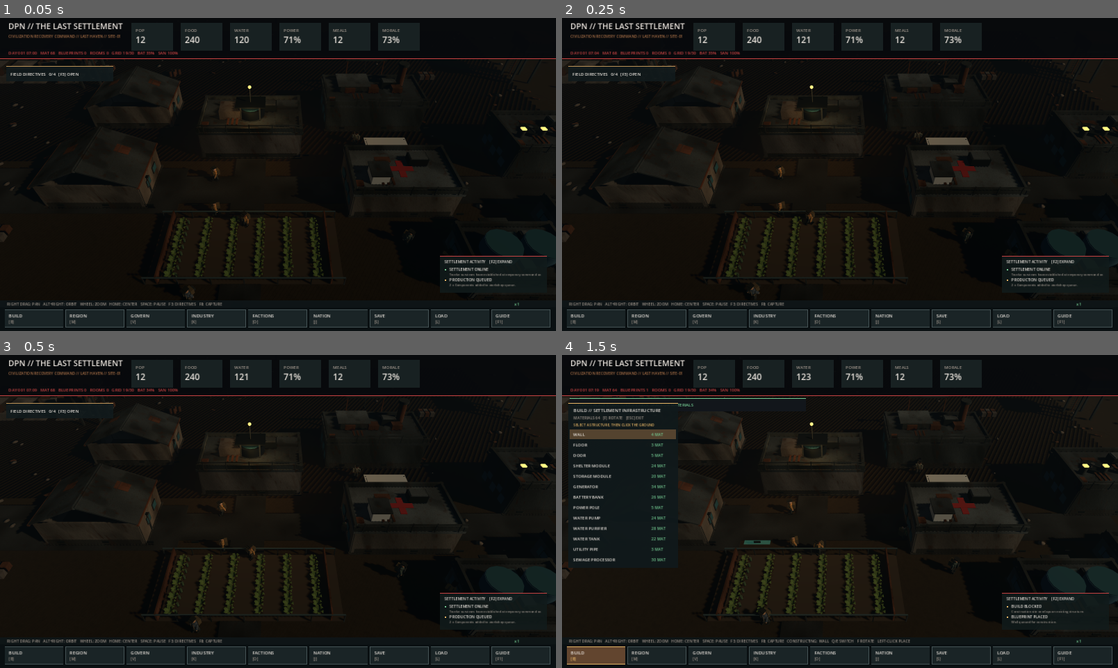
Above: before the commit, frames 1-4 (two rows, left to right).
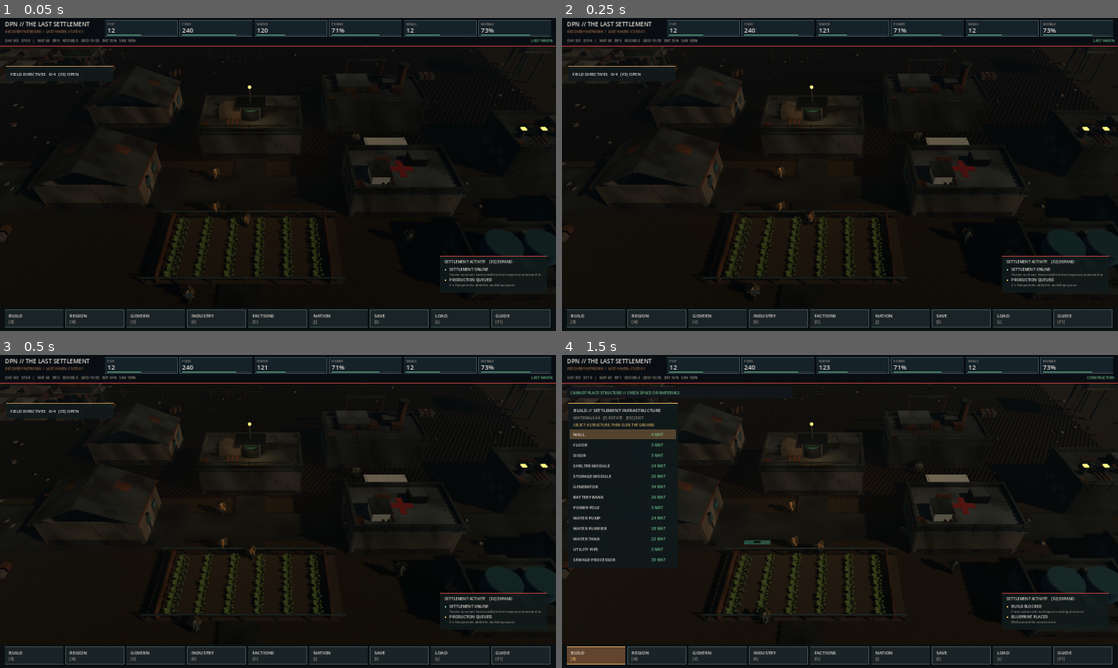
Above: after the commit, the same moments.

Repository: DPN-Technology/The-Last-Settlement
Game: Godot game, scene res://src/Main.tscn
Same seed, same stepped clock (60 frames per second), same inputs: the game is played once before the commit and once after it.
Inputs (mouse positions are in pixels of both pictures, inside the frame that each line leads up to):
- Up to frame 1 (0.05 s): no input
- Up to frame 2 (0.25 s): no input
- Up to frame 3 (0.5 s): no input
- Up to frame 4 (1.5 s): tap Enter at 0.5 s; move the mouse to (962, 495) at 0.52 s; hold Right 0.53-1.25 s; tap B at 0.6 s; click (962, 495) at 0.67 s; tap Space at 0.77, 1.25 s; drag from (728, 527) to (812, 574) at 1.27 s

The runs differ from the first frame. In frame 1, 4.7% of the frame differs, in the area x 0-100%, y 0-92%; in frame 2, 4.7%; in frame 3, 4.8%; in frame 4, 5.3%, in the area x 0-100%, y 0-93%.

Commit message:
feat(ui): replace oversized top resource blocks with responsive compact metrics, indicators, tooltips and slim HUD

Diff:
--- a/src/main.gd
+++ b/src/main.gd
@@ -679,32 +679,69 @@
 			count += 1
 	return count
 
+func _active_screen_label() -> String:
+	if build_mode:
+		return "CONSTRUCTION"
+	if world_map_mode:
+		return "REGIONAL MAP"
+	if governance_mode:
+		return "GOVERNANCE"
+	if economy_mode:
+		return "INDUSTRY"
+	if faction_mode:
+		return "FACTIONS"
+	if civilization_mode:
+		return "CIVILIZATION"
+	if update_mode:
+		return "UPDATES"
+	if help_mode:
+		return "FIELD GUIDE"
+	return "LAST HAVEN"
+
+func _draw_ui_panel(rect: Rect2, edge: Color) -> void:
+	draw_rect(rect, Color("#0d1418ed"), true)
+	draw_rect(rect, Color("#62727a6e"), false, 1.0)
+	draw_rect(Rect2(rect.position, Vector2(rect.size.x, 3.0)), edge)
+	draw_rect(Rect2(rect.position + Vector2(0,3), Vector2(3, rect.size.y-3)), Color(edge, 0.7))
+
 func _draw_hud() -> void:
 	var vp := get_viewport_rect().size
-	draw_rect(Rect2(0, 0, vp.x, 118), Color("#07090cee"))
-	draw_line(Vector2(0,118), Vector2(vp.x,118), ACCENT, 2.0)
-
-	draw_string(ThemeDB.fallback_font, Vector2(24,32), "DPN // THE LAST SETTLEMENT", HORIZONTAL_ALIGNMENT_LEFT, -1, 23, TEXT)
-	draw_string(ThemeDB.fallback_font, Vector2(24,57), "CIVILIZATION RECOVERY COMMAND // %s" % sim.settlement_name, HORIZONTAL_ALIGNMENT_LEFT, -1, 11, RUST)
-	draw_string(ThemeDB.fallback_font, Vector2(24,105), "DAY %03d %02d:%02d   MAT %.0f   BLUEPRINTS %d   ROOMS %d   GRID %.0f/%.0f   BAT %.0f%%   SAN %.0f%%" % [sim.day, int(sim.hour), int((sim.hour - floor(sim.hour)) * 60.0), float(sim.resources["materials"]), sim.blueprints.size(), sim.completed_rooms, float(sim.utility_state["power_generated"]), float(sim.utility_state["power_demand"]), 100.0 * float(sim.utility_state["battery_charge"]) / maxf(1.0,float(sim.utility_state["battery_capacity"])), float(sim.utility_state["sanitation"])], HORIZONTAL_ALIGNMENT_LEFT, -1, 12, ACCENT)
+	var top_h := SettlementUILayout.TOP_H
+	draw_rect(Rect2(0, 0, vp.x, top_h), Color("#080d12f3"))
+	draw_line(Vector2(0,top_h-1), Vector2(vp.x,top_h-1), ACCENT, 1.5)
+	var title_size := 17 if vp.x >= 1000.0 else 13
+	draw_string(ThemeDB.fallback_font, Vector2(14,24), "DPN // THE LAST SETTLEMENT", HORIZONTAL_ALIGNMENT_LEFT, 284, title_size, TEXT)
+	draw_string(ThemeDB.fallback_font, Vector2(15,43), "RECOVERY NETWORK  /  %s" % sim.settlement_name, HORIZONTAL_ALIGNMENT_LEFT, 280, 10, RUST)
 
 	var alive := sim.get_alive_citizens().size()
-	var stats := [
-		["POP", str(alive)],
-		["FOOD", "%.0f" % sim.resources["food"]],
-		["WATER", "%.0f" % sim.resources["water"]],
-		["POWER", "%.0f%%" % sim.resources["power"]],
-		["MEALS", "%.0f" % sim.resources["meals"]],
-		["MORALE", "%.0f%%" % sim.get_average_morale()]
+	var morale := sim.get_average_morale()
+	var resources := [
+		["POP", str(alive), float(alive)/24.0, "Survivors alive and available to manage"],
+		["FOOD", "%.0f" % float(sim.resources["food"]), float(sim.resources["food"])/maxf(1.0, float(alive)*25.0), "Stored food reserves for the settlement"],
+		["WATER", "%.0f" % float(sim.resources["water"]), float(sim.resources["water"])/maxf(1.0,float(alive)*24.0), "Clean water available to survivors"],
+		["POWER", "%.0f%%" % float(sim.resources["power"]), float(sim.resources["power"])/100.0, "Settlement electrical power"],
+		["MEALS", "%.0f" % float(sim.resources["meals"]), float(sim.resources["meals"])/maxf(1.0,float(alive)*2.0), "Prepared food ready for consumption"],
+		["MORALE", "%.0f%%" % morale, morale/100.0, "Average confidence and satisfaction"]
 	]
-	var sx := 390.0
-	for stat in stats:
-		var plate := Rect2(sx - 12.0, 15.0, 121.0, 79.0)
-		draw_rect(plate, Color("#182122"))
-		draw_line(Vector2(plate.position.x, plate.end.y), Vector2(plate.end.x, plate.end.y), Color("#5b5d51"), 1.0)
-		draw_string(ThemeDB.fallback_font, Vector2(sx, 40), stat[0], HORIZONTAL_ALIGNMENT_LEFT, -1, 12, MUTED)
-		draw_string(ThemeDB.fallback_font, Vector2(sx, 72), stat[1], HORIZONTAL_ALIGNMENT_LEFT, -1, 25, TEXT)
-		sx += 142.0
+	var resource_rects := SettlementUILayout.resource_rects(vp)
+	var hovered := -1
+	for i in range(resources.size()):
+		var rect: Rect2 = resource_rects[i]
+		var item: Array = resources[i]
+		var fraction := clampf(float(item[2]),0.0,1.0)
+		var severity := BAD if fraction < 0.20 else (WARN if fraction < 0.40 else GOOD)
+		var hovered_now := rect.has_point(get_local_mouse_position())
+		if hovered_now:
+			hovered = i
+		draw_rect(rect, Color("#243238") if hovered_now else Color("#162229"))
+		draw_rect(rect, Color(severity,0.80) if hovered_now else Color("#3b5159"), false, 1.0)
+		draw_string(ThemeDB.fallback_font, rect.position + Vector2(7,14), str(item[0]), HORIZONTAL_ALIGNMENT_LEFT, rect.size.x-12, 9, MUTED)
+		draw_string(ThemeDB.fallback_font, rect.position + Vector2(7,35), str(item[1]), HORIZONTAL_ALIGNMENT_LEFT, rect.size.x-12, 18, TEXT)
+		draw_rect(Rect2(rect.position + Vector2(7,rect.size.y-5),Vector2(maxf(1.0,rect.size.x-14),2)),Color("#2d383b"))
+		draw_rect(Rect2(rect.position + Vector2(7,rect.size.y-5),Vector2(maxf(1.0,(rect.size.x-14)*fraction),2)),severity)
+	var summary := "DAY %03d  %02d:%02d   |   MAT %.0f   BP %d   ROOMS %d   GRID %.0f/%.0f   BAT %.0f%%   SAN %.0f%%" % [sim.day,int(sim.hour),int((sim.hour-floor(sim.hour))*60.0),float(sim.resources["materials"]),sim.blueprints.size(),sim.completed_rooms,float(sim.utility_state["power_generated"]),float(sim.utility_state["power_demand"]),100.0*float(sim.utility_state["battery_charge"])/maxf(1.0,float(sim.utility_state["battery_capacity"])),float(sim.utility_state["sanitation"])]
+	draw_string(ThemeDB.fallback_font,Vector2(15,69),summary,HORIZONTAL_ALIGNMENT_LEFT,vp.x-120,10,MUTED)
+	draw_string(ThemeDB.fallback_font,Vector2(vp.x-100,69),_active_screen_label(),HORIZONTAL_ALIGNMENT_RIGHT,89,10,GOOD)
 
 	if selected_citizen.is_empty() and selected_building.is_empty():
 		if incident_panel_visible:
@@ -712,21 +749,32 @@
 		else:
 			_draw_event_toasts()
 
-	var status := "PAUSED" if sim.paused else ("x%.0f" % sim.speed)
-	var build_text := ""
+	var status := "PAUSED" if sim.paused else ("RUNNING x%.0f" % sim.speed)
+	var hint := "DRAG PAN  •  ALT+DRAG ORBIT  •  SCROLL ZOOM  •  SPACE PAUSE  •  F8 SCREENSHOT"
 	if build_mode:
 		var definition := sim.get_build_catalog()[build_catalog_index]
-		build_text = "   CONSTRUCTING: %s   Q/E SWITCH   F ROTATE   LEFT-CLICK PLACE" % str(definition["name"]).to_upper()
-	var command_hint := "RIGHT DRAG: PAN   ALT+RIGHT: ORBIT   WHEEL: ZOOM   HOME: CENTER   SPACE: PAUSE   F3: DIRECTIVES   F8: CAPTURE" + build_text
-	draw_rect(Rect2(0, vp.y - 88, vp.x, 22), Color(Color("#0e1517"), 0.95))
-	draw_string(ThemeDB.fallback_font, Vector2(20, vp.y - 73), command_hint, HORIZONTAL_ALIGNMENT_LEFT, vp.x - 155, 11, MUTED)
-	draw_string(ThemeDB.fallback_font, Vector2(vp.x - 120, vp.y - 73), status, HORIZONTAL_ALIGNMENT_LEFT, -1, 12, WARN if sim.paused else GOOD)
+		hint = "BUILDING %s  •  Q/E SELECT  •  F ROTATE  •  CLICK TO PLACE" % str(definition["name"]).to_upper()
+	draw_rect(Rect2(0,vp.y-SettlementUILayout.BOTTOM_H,vp.x,SettlementUILayout.BOTTOM_H),Color("#081015f0"))
+	draw_line(Vector2(0,vp.y-SettlementUILayout.BOTTOM_H),Vector2(vp.x,vp.y-SettlementUILayout.BOTTOM_H),Color("#54646b"),1)
+	draw_string(ThemeDB.fallback_font,Vector2(13,vp.y-46),hint,HORIZONTAL_ALIGNMENT_LEFT,vp.x-126,10,MUTED)
+	draw_string(ThemeDB.fallback_font,Vector2(vp.x-111,vp.y-46),status,HORIZONTAL_ALIGNMENT_RIGHT,97,10,WARN if sim.paused else GOOD)
 	_draw_toolbar()
+	if hovered >= 0:
+		var source: Array = resources[hovered]
+		var card: Rect2 = resource_rects[hovered]
+		var tooltip_width := 300.0
+		var tooltip_x := clampf(card.position.x,10.0,maxf(10.0,vp.x-tooltip_width-10))
+		var tooltip := Rect2(tooltip_x,top_h+8.0,tooltip_width,48.0)
+		draw_rect(tooltip,Color("#101b20f3"))
+		draw_rect(tooltip,Color("#7a9297"),false,1.0)
+		draw_string(ThemeDB.fallback_font,tooltip.position+Vector2(11,18),str(source[0])+"  //  "+str(source[1]),HORIZONTAL_ALIGNMENT_LEFT,tooltip_width-22,12,TEXT)
+		draw_string(ThemeDB.fallback_font,tooltip.position+Vector2(11,35),str(source[3]),HORIZONTAL_ALIGNMENT_LEFT,tooltip_width-22,10,MUTED)
 	if playtest_notice_seconds > 0.0:
-		var width := minf(vp.x - 44.0, 680.0)
-		draw_rect(Rect2(22, 125, width, 37), PANEL_SOLID, true)
-		draw_rect(Rect2(22, 125, width, 37), GOOD, false, 1.0)
-		draw_string(ThemeDB.fallback_font, Vector2(35, 148), playtest_notice, HORIZONTAL_ALIGNMENT_LEFT, width - 25.0, 12, GOOD)
+		var width := minf(vp.x - 44.0, 650.0)
+		var notice := Rect2(14,top_h+10.0,width,32)
+		draw_rect(notice,PANEL_SOLID)
+		draw_rect(notice,GOOD,false,1.0)
+		draw_string(ThemeDB.fallback_font,notice.position+Vector2(10,21),playtest_notice,HORIZONTAL_ALIGNMENT_LEFT,width-20,11,GOOD)
 
 func _draw_directive_tab() -> void:
 	var count := 0
